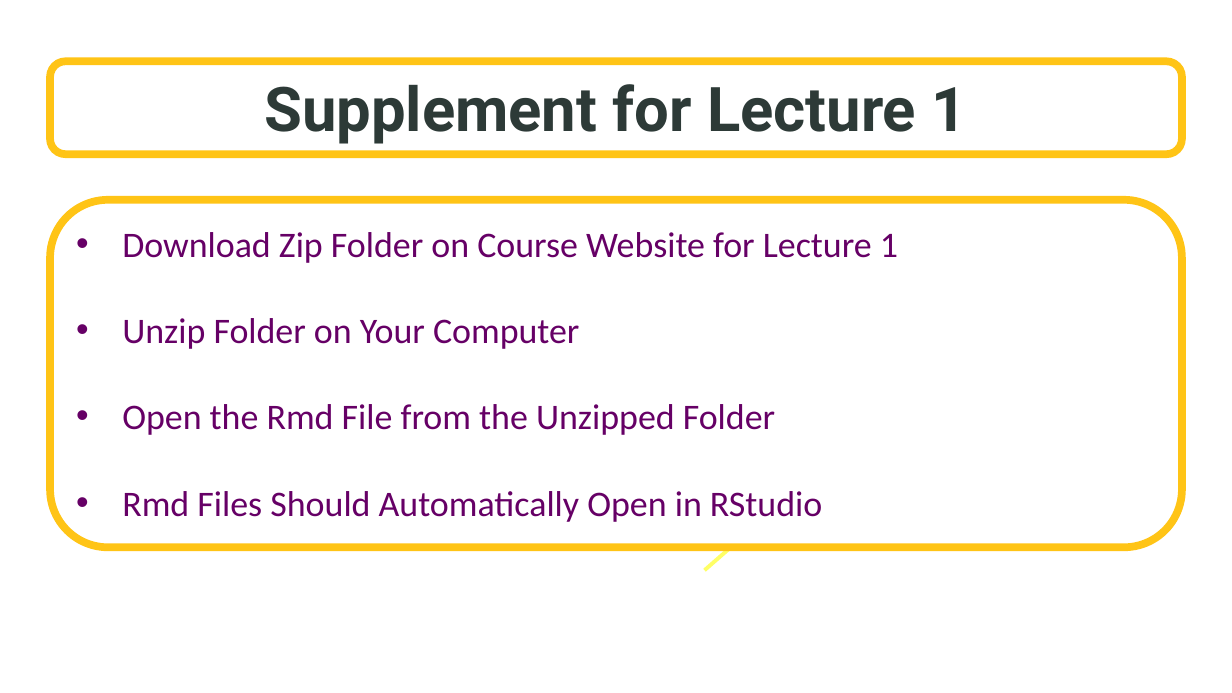
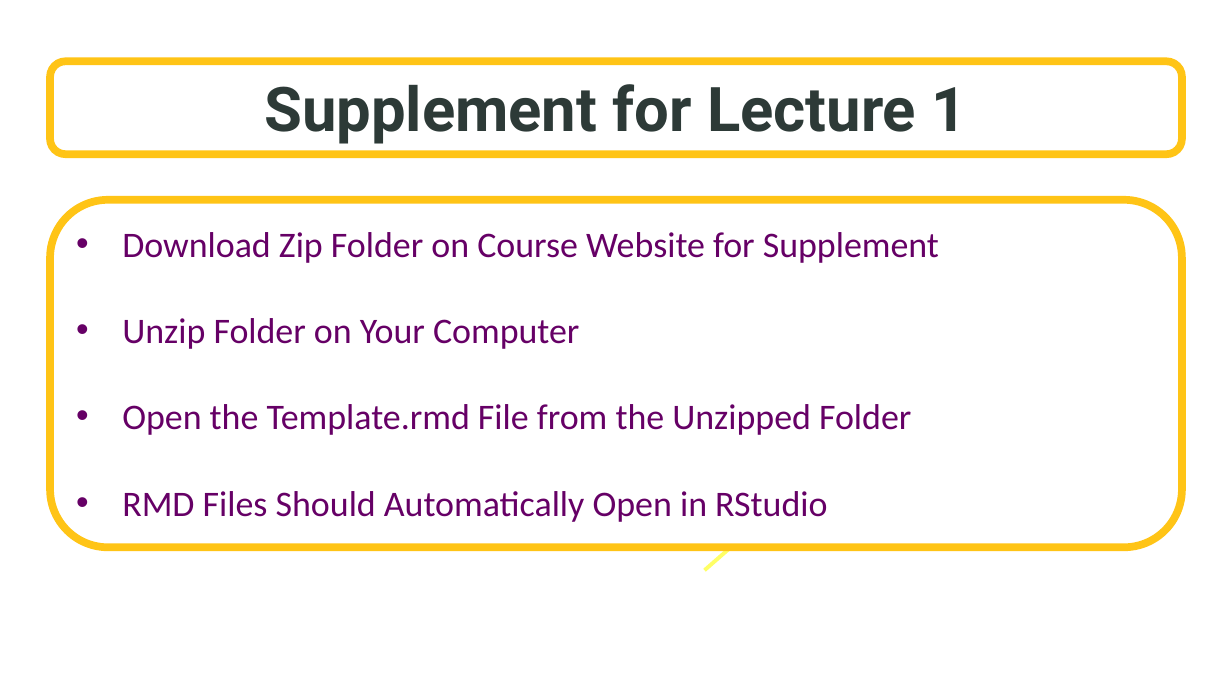
Before and after one commit to SuperMarioGiacomazzo/STOR455_WEBSITE, a slide deck: slide 12 of Lectures/2 - Four Step Process.pptx. Drawn at 1232x693 pixels with LibreOffice and Linux fonts; fonts in the diff are those of the drawing; background and template pictures are left out. Boxes give left, top, right and bottom in pixels: in the first picture for what was removed or moved away, otherwise in the second. Text is boxed around its words. In the diff, an @@ line names an element or a change of style, - is before the commit and + after.

```diff
--- a/Lectures/2 - Four Step Process.pptx
+++ b/Lectures/2 - Four Step Process.pptx
@@ text in rounded rectangle at [122, 232, 939, 263]: text changed @@
-• Download Zip Folder on Course Website for Lecture 1
+• Download Zip Folder on Course Website for Supplement
@@ text in rounded rectangle at [122, 404, 911, 522]: text changed @@
-• Open the Rmd File from the Unzipped Folder
-• Rmd Files Should Automatically Open in RStudio
+• Open the Template.rmd File from the Unzipped Folder
+• RMD Files Should Automatically Open in RStudio
```
Also in this commit, not shown: 2 other slides changed, 2 slides added, 15 other files.
